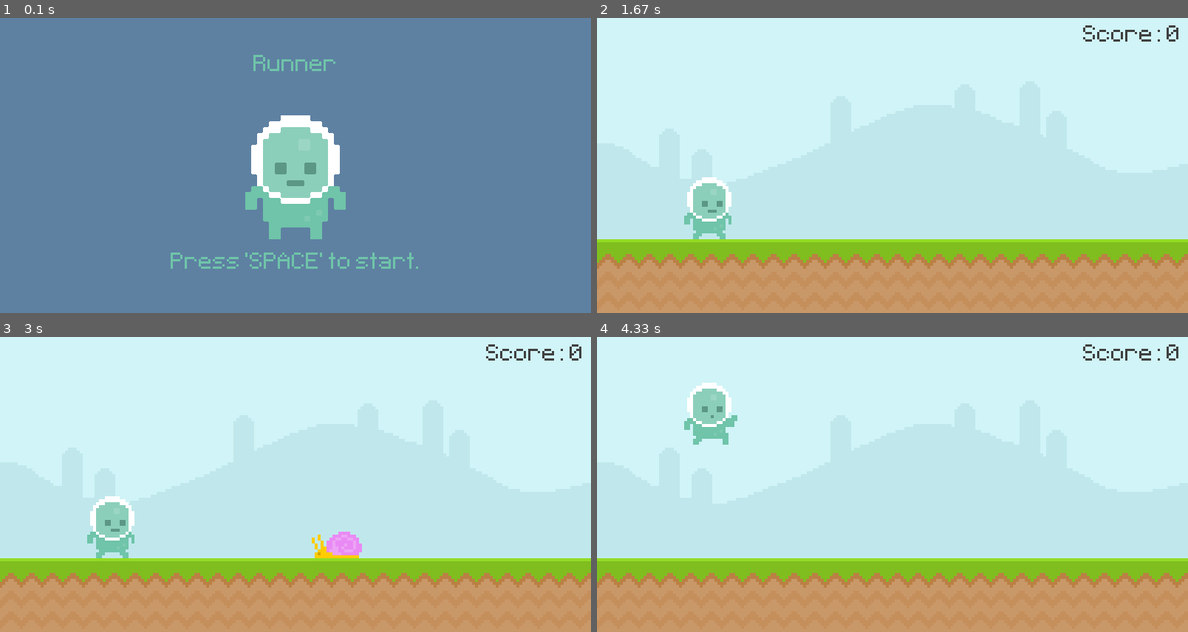
Above: before the commit, frames 1-4 (two rows, left to right).
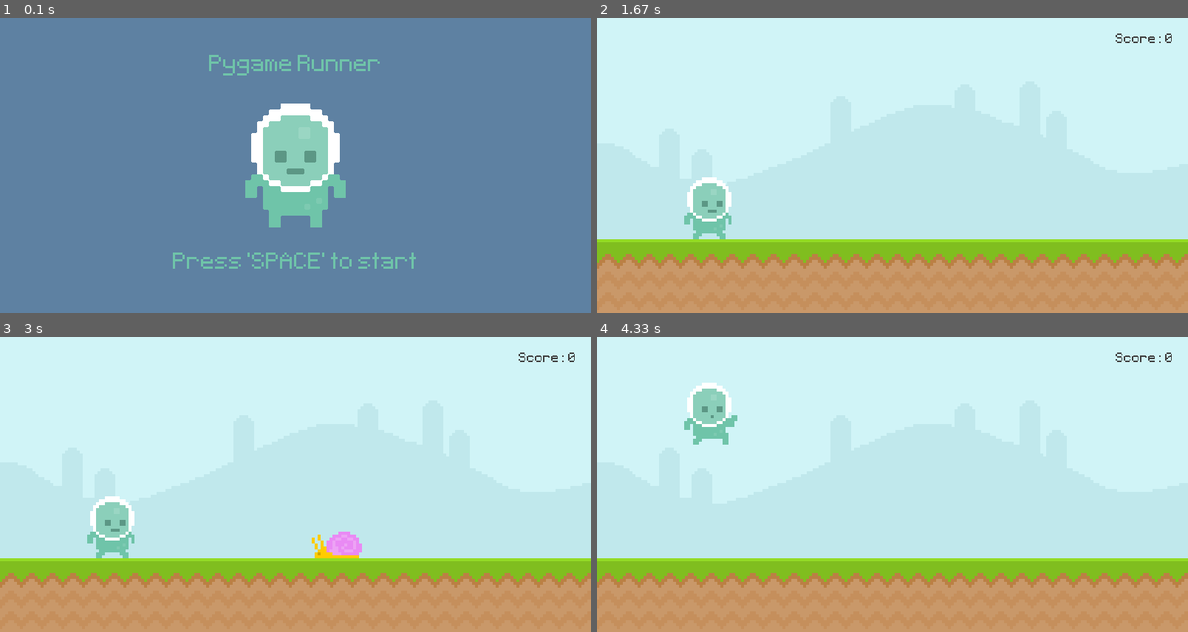
Above: after the commit, the same moments.

Repository: Zain-Khoso/pygame-runner
Game: pygame game, started from main.py
Two runs of this game, one before a commit and one after it. Both use one fixed random seed, a clock stepped at 60 frames per second and the inputs below.
Inputs:
- Up to frame 1 (0.1 s): no input
- Up to frame 2 (1.67 s): tap Space at 0.33 s
- Up to frame 3 (3 s): no input
- Up to frame 4 (4.33 s): tap Space at 3.17, 3.57, 3.87, 4.07 s

The runs differ from the first frame. In frame 1, 4.5% of the frame differs, in the area x 28-71%, y 12-85%; in frame 2, 0.3%; in frame 3, 0.3%; in frame 4, 0.3%.

Commit message:
fix: settings

Diff:
--- a/game/game.py
+++ b/game/game.py
@@ -27,7 +27,7 @@
         self.title_surf = self.font.render(title_text, False, menu_text_color)
         self.title_rect = self.title_surf.get_rect(midtop=(400, 50))
         self.avatar_surf = pygame.transform.scale2x(avatar)
-        self.avatar_rect = self.avatar_surf.get_rect(midbottom=(400, 300))
+        self.avatar_rect = self.avatar_surf.get_rect(center=(400, 200))
 
         # Local objects.
         self.player = pygame.sprite.GroupSingle()
--- a/game/settings.py
+++ b/game/settings.py
@@ -22,8 +22,8 @@
 menu_color = (94, 129, 162)
 menu_text_size = 50
 menu_text_color = (111, 196, 169)
-title_text = "Runner"
-subtitle_1 = "Press 'SPACE' to start."
+title_text = "Pygame Runner"
+subtitle_1 = "Press 'SPACE' to start"
 subtitle_2 = "Your score: %s"
 music_volume = 0.1
 fps = 60
@@ -43,6 +43,6 @@
 # Score
 score_text = "Score: %s"
 score_text_color = (64, 64, 64)
-score_text_size = 50
-score_text_top = 10
-score_text_right = 790
+score_text_size = 30
+score_text_top = 20
+score_text_right = 780
